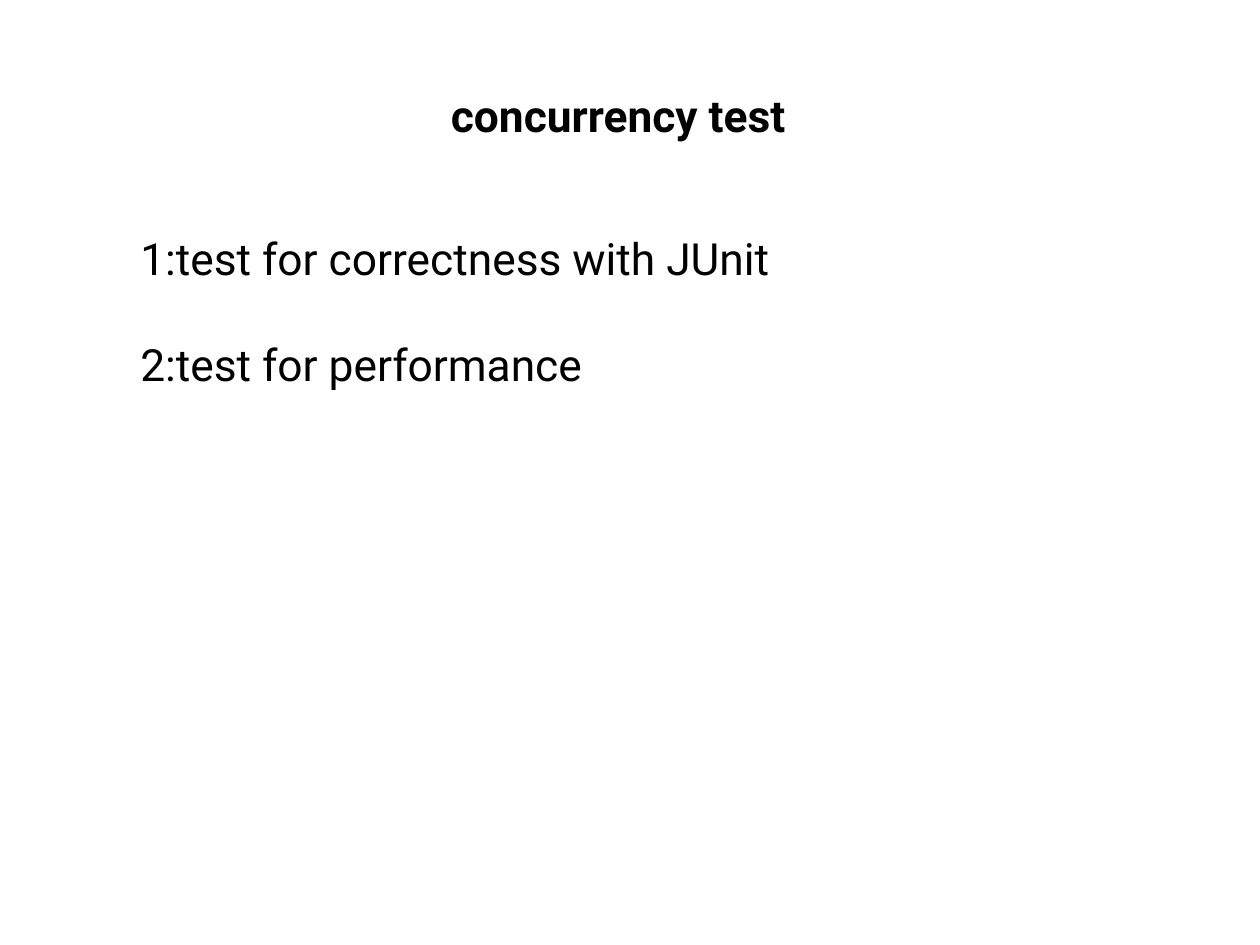
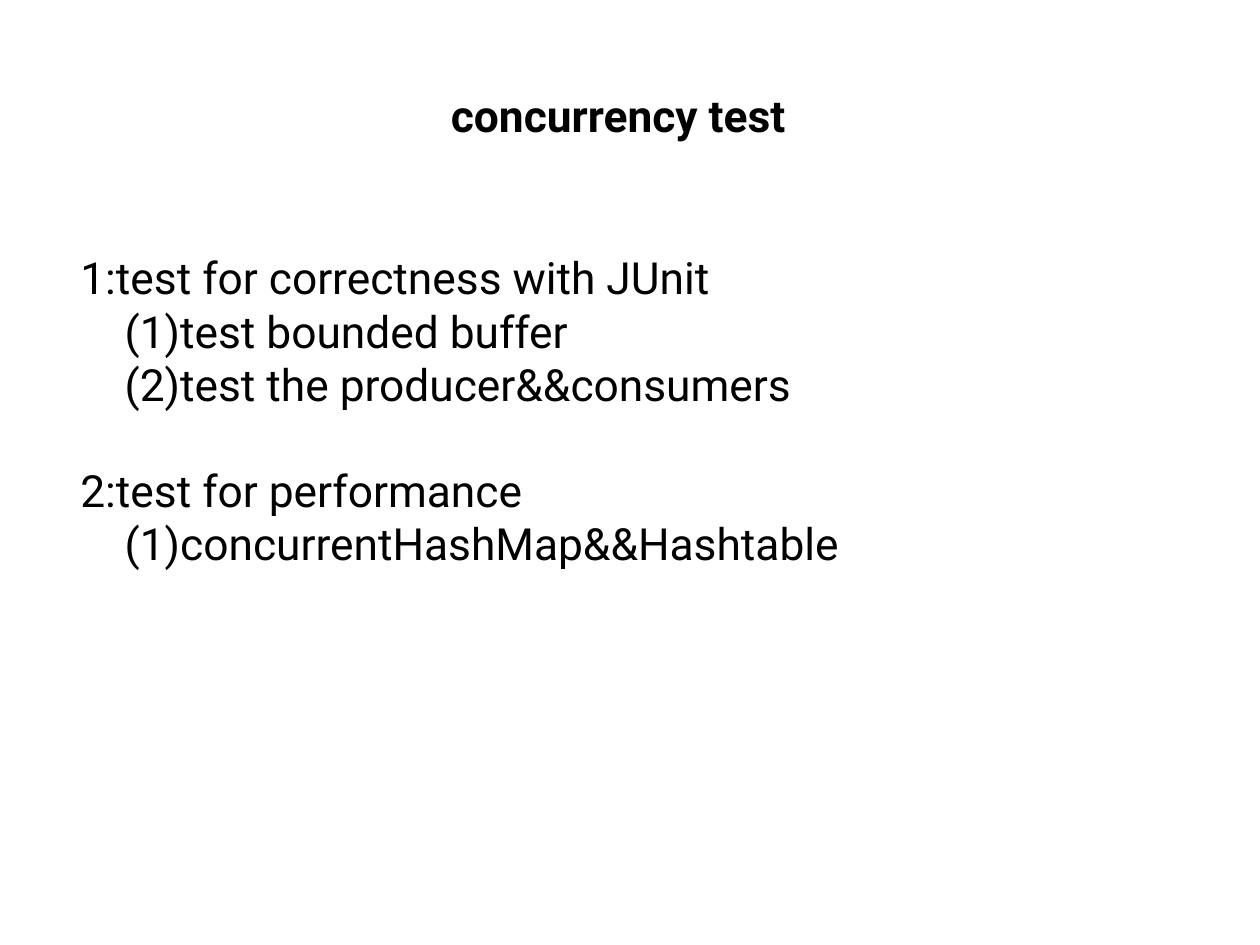
Before and after one commit to tangchuanzhou/Java-concurrency-test, a slide deck: slide 28 of ppt/Java_concurrency.pptx (slide 17 before the commit). Drawn at 1260x945 pixels with LibreOffice and Linux fonts; fonts in the diff are those of the drawing. Boxes give left, top, right and bottom in pixels: in the first picture for what was removed or moved away, otherwise in the second. Text is boxed around its words. In the diff, an @@ line names an element or a change of style, - is before the commit and + after.

```diff
--- a/ppt/Java_concurrency.pptx
+++ b/ppt/Java_concurrency.pptx
@@ text "1:test for correctness with JUnit": place and size @@
-text "1:test for correctness with JUnit" at box(140, 241, 769, 390)
+text "1:test for correctness with JUnit" at box(80, 260, 839, 570)
@@ text at box(125, 312, 791, 411): paragraphs added @@
+    (1)test bounded buffer
+    (2)test the producer&&consumers
@@ text at box(125, 524, 839, 570): paragraph added @@
+    (1)concurrentHashMap&&Hashtable
```
Also in this commit, not shown: 7 other slides changed, 13 slides added, 2 slides removed, 1 other file.
